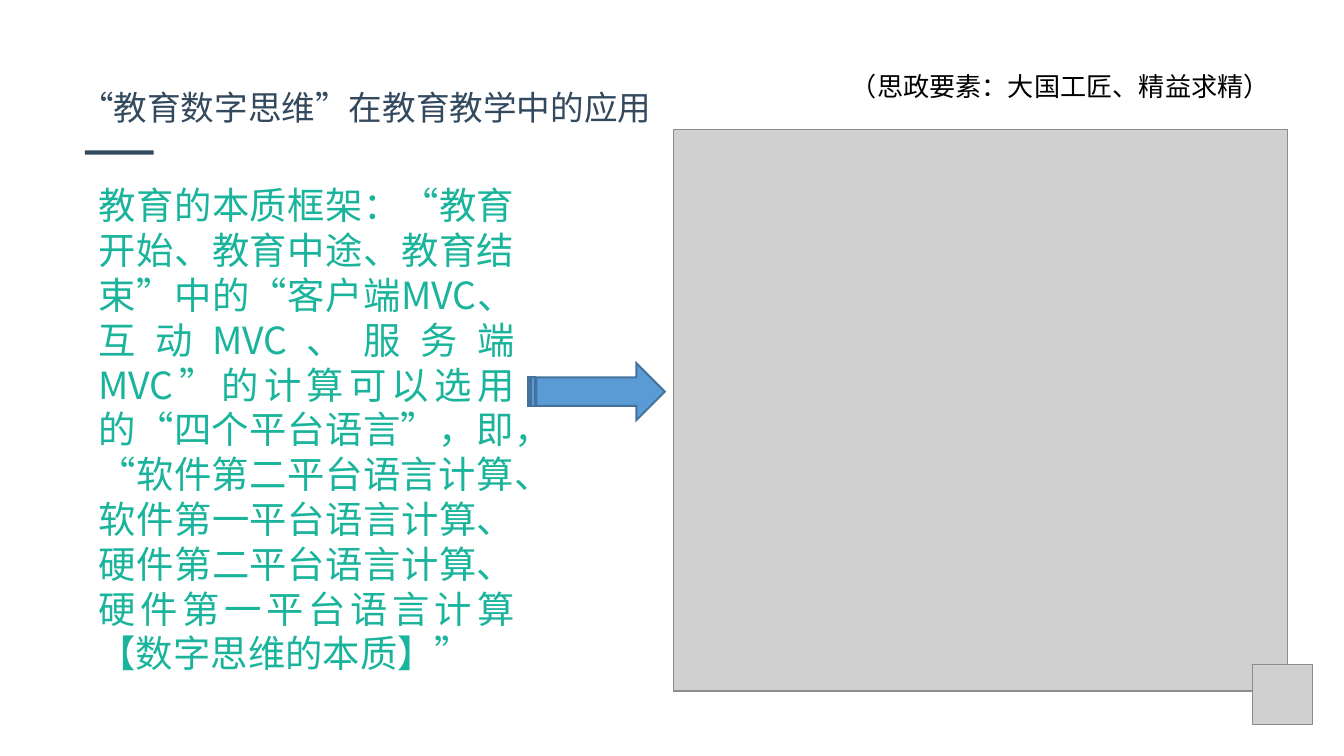
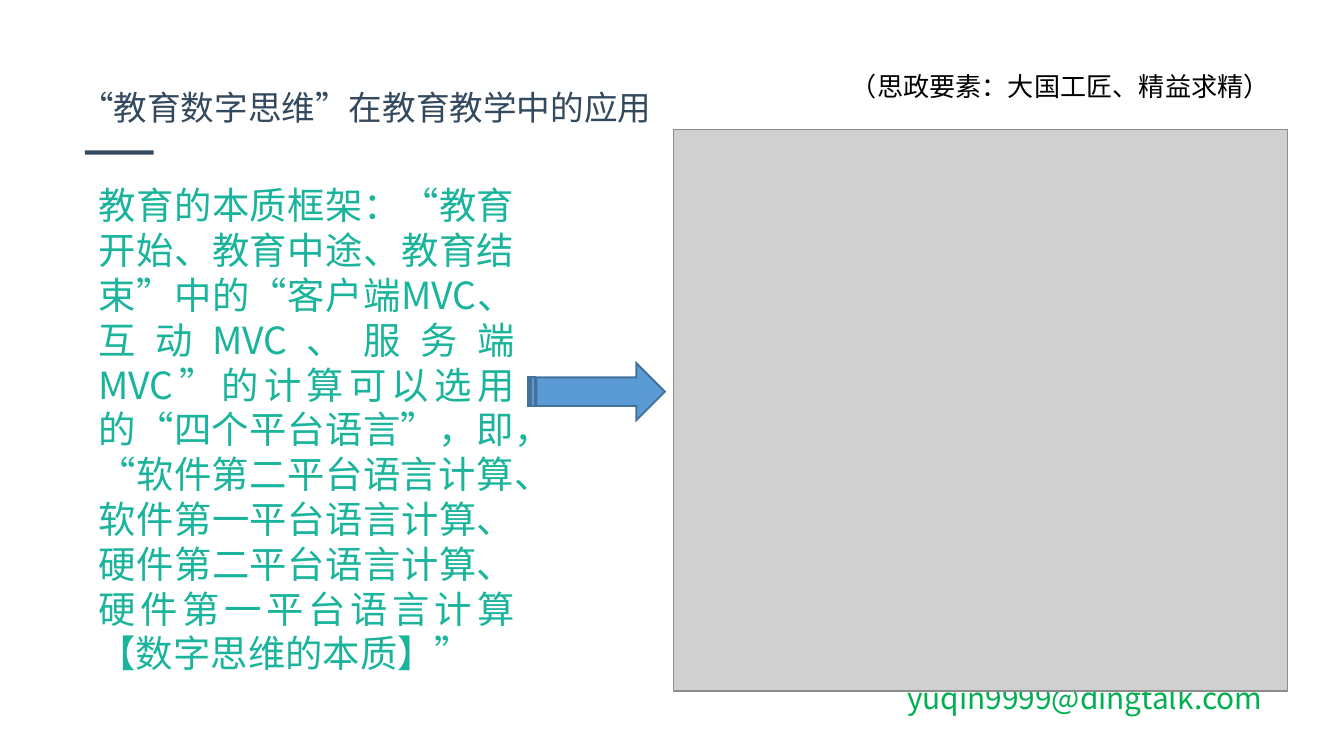
Before and after one commit to jbhuang99/WebEdu_LocalVersion_YuQin_DotNetCore2.1, a slide deck: slide 6 of wwwroot/webCourse/Templates/Bitmap-Video-2D-PPT.pptx. Drawn at 1344x756 pixels with LibreOffice and Linux fonts; fonts in the diff are those of the drawing; grey boxes stand for pictures; background and template pictures are left out. Boxes give left, top, right and bottom in pixels: in the first picture for what was removed or moved away, otherwise in the second. Text is boxed around its words. In the diff, an @@ line names an element or a change of style, - is before the commit and + after.

```diff
--- a/wwwroot/webCourse/Templates/Bitmap-Video-2D-PPT.pptx
+++ b/wwwroot/webCourse/Templates/Bitmap-Video-2D-PPT.pptx
@@ picture removed at [1253, 664, 1312, 723] @@
@@ text added at [907, 690, 1262, 717], 16 pt, text #00B050 @@
+yuqin9999@dingtalk.com
```
Also in this commit, not shown: 9 other slides changed.
